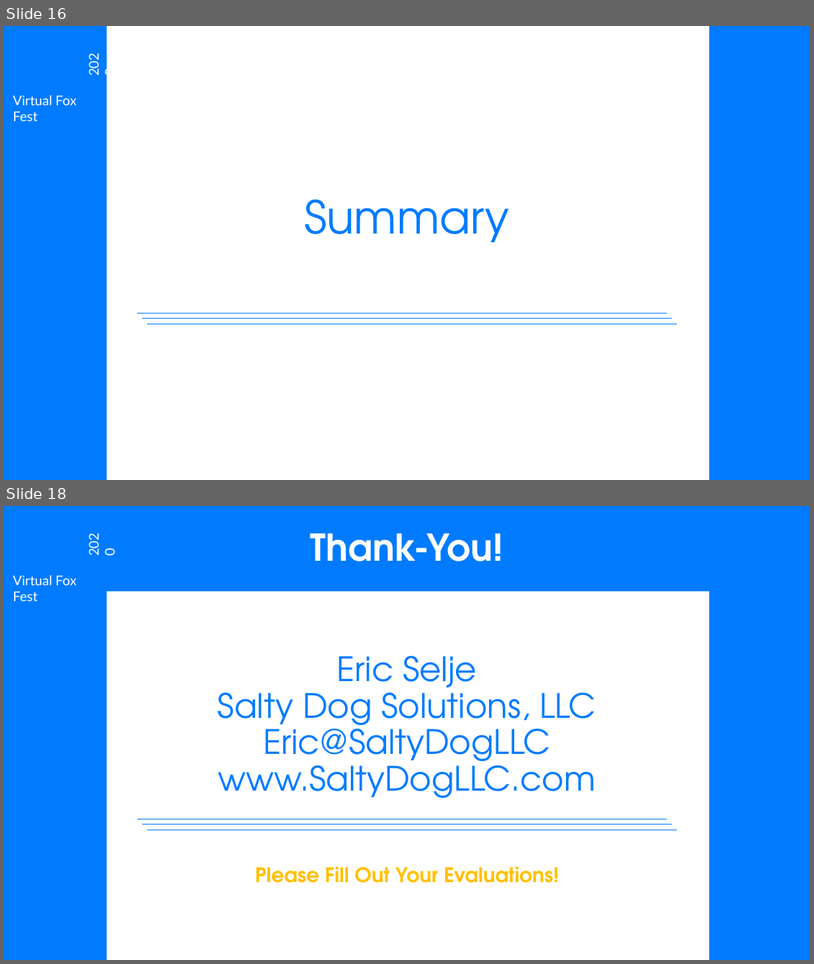
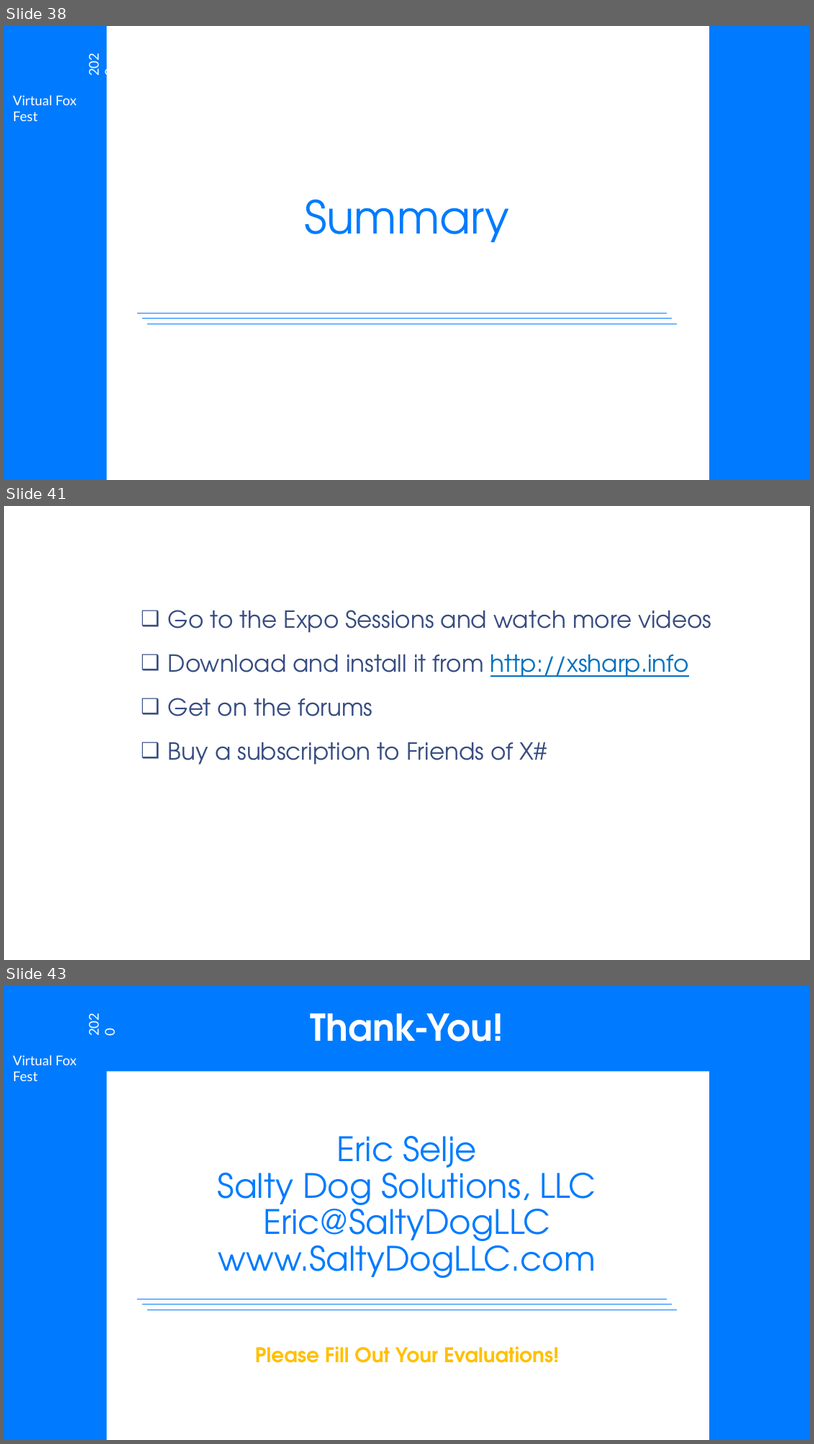
Before and after one commit to eselje/XToDos, a slide deck: Docs/Selje_XSharpFromScratch_Slides.pptx. Shown one above the other, each under a label of ours: slides 16 and 18 before the commit, slides 38, 41 and 43 after it; the slides between them are not shown. The pictures are 814x964 and 814x1444 pixels, drawn with LibreOffice and Linux fonts; fonts in the diff are those of the drawing; background and template pictures are left out. Boxes give left, top, right and bottom in pixels: in the first picture for what was removed or moved away, otherwise in the second. Text is boxed around its words. In the diff, an @@ line names an element or a change of style, - is before the commit and + after.

```diff
--- a/Docs/Selje_XSharpFromScratch_Slides.pptx
+++ b/Docs/Selje_XSharpFromScratch_Slides.pptx
@@ slide 41 added at (4, 506, 810, 960), background picture (left out) @@
@@ title added at (134, 526, 774, 572), 39.6 pt, text #FFFFFF @@
+Next
@@ text added at (168, 610, 712, 764), 28 pt, text #374C81 @@
+❑ Go to the Expo Sessions and watch more videos
+❑ Download and install it from http://xsharp.info
+❑ Get on the forums
+❑ Buy a subscription to Friends of X#
@@ what was slide 16 is now slide 38 @@
@@ what was slide 18 is now slide 43 @@
```
Also in this commit, not shown: 6 slides changed, 26 other slides added, 2 slides removed, 5 other files.
